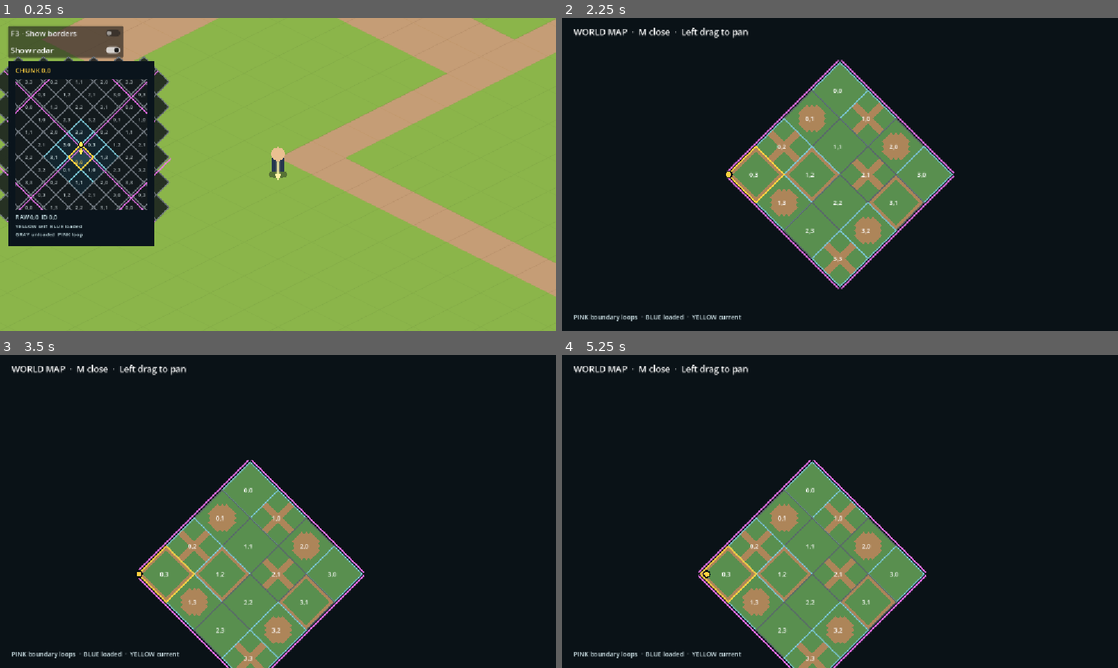
Above: before the commit, frames 1-4 (two rows, left to right).
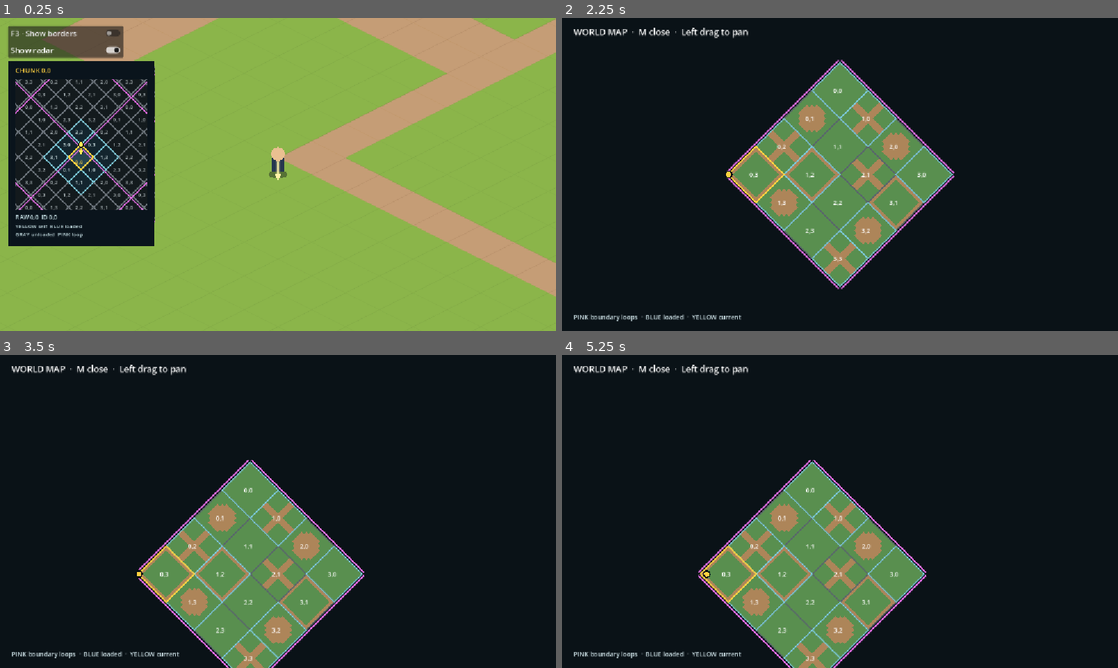
Above: after the commit, the same moments.

Repository: msew11/rpg
Game: Godot game, scene res://scenes/main.tscn
Same seed, same stepped clock (60 frames per second), same inputs: the game is played once before the commit and once after it.
Inputs (mouse positions are in pixels of both pictures, inside the frame that each line leads up to):
- Up to frame 1 (0.25 s): no input
- Up to frame 2 (2.25 s): click "F3 · Show borders" at 0.5 s; click "Show radar" at 1.25 s; tap Enter at 2 s; move the mouse to (962, 158) at 2.02 s; hold D from 2.03 s (still down); tap M at 2.1 s; click (962, 158) at 2.17 s
- Up to frame 3 (3.5 s): tap Space at 2.27, 2.75 s; release D at 2.75 s; drag from (278, 511) to (250, 574) at 2.77 s
- Up to frame 4 (5.25 s): tap Enter at 3.5 s; move the mouse to (895, 442) at 3.52 s; hold D 3.53-4.25 s; tap M at 3.6, 5.1 s; drag from (812, 574) to (673, 464) at 4.27 s; tap Space at 5 s; move the mouse to (1006, 558) at 5.02 s; hold A from 5.03 s (still down)

The runs differ from the first frame. In frame 1, 1.6% of the frame differs, in the area x 0-31%, y 12-66%; in frame 2, 0.2%; in frame 3, 0.2%; in frame 4, 0.2%.

Commit message:
fix(map): keep loaded chunk borders visible

Diff:
--- a/scenes/main.tscn
+++ b/scenes/main.tscn
@@ -37,6 +37,7 @@
 offset_top = 88.0
 offset_right = 320.0
 offset_bottom = 472.0
+clip_contents = true
 mouse_filter = 2
 script = ExtResource("3_radar")
 
--- a/scripts/view/chunk_radar.gd
+++ b/scripts/view/chunk_radar.gd
@@ -143,10 +143,15 @@
 		var current := raw == player_raw
 		var is_loaded := loaded.has(raw)
 		draw_colored_polygon(corners, Color(0.16, 0.28, 0.32, 0.95) if current else Color(0.08, 0.15, 0.19, 0.85) if is_loaded else Color(0.08, 0.10, 0.11, 0.85))
-		var outline := PackedVector2Array(corners)
-		outline.append(corners[0])
-		if not current:
-			draw_polyline(outline, chunk_outline_color(raw), 2.0, true)
+	# Draw borders after every fill. Loaded borders go last so shared edges stay blue.
+	for draw_loaded in [false, true]:
+		for raw: Vector2i in visible_raw:
+			if raw == player_raw or loaded.has(raw) != draw_loaded:
+				continue
+			var corners := chunk_corners(raw)
+			var outline := PackedVector2Array(corners)
+			outline.append(corners[0])
+			draw_polyline(outline, LOADED_COLOR if draw_loaded else UNLOADED_COLOR, 2.0, true)
 	for raw: Vector2i in visible_raw:
 		if raw == player_raw:
 			continue
--- a/scripts/view/world_map.gd
+++ b/scripts/view/world_map.gd
@@ -79,6 +79,11 @@
 	var player_raw := ChunkCoordinates.raw_chunk(ChunkCoordinates.tile_at(position), chunk_size)
 	var player_id_chunk := ChunkCoordinates.canonical_chunk(player_raw, world_size)
 	var font := ThemeDB.fallback_font
+	var loaded_ids: Array[Vector2i] = []
+	for raw: Vector2i in loaded:
+		var canonical := ChunkCoordinates.canonical_chunk(raw, world_size)
+		if not loaded_ids.has(canonical):
+			loaded_ids.append(canonical)
 	draw_string(font, Vector2(24, 36), "WORLD MAP  ·  M close  ·  Left drag to pan", HORIZONTAL_ALIGNMENT_LEFT, -1, 18, Color.WHITE)
 	for y in range(world_size.y):
 		for x in range(world_size.x):
@@ -97,16 +102,23 @@
 					])
 					var kind: int = tiles[local_y * chunk_size.x + local_x]
 					draw_colored_polygon(corners, DIRT_COLOR if kind == 1 else GRASS_COLOR)
-			var outline := chunk_corners(canonical)
-			outline.append(outline[0])
-			var is_loaded := false
-			for raw: Vector2i in loaded:
-				if ChunkCoordinates.canonical_chunk(raw, world_size) == canonical:
-					is_loaded = true
-					break
-			if canonical != player_id_chunk:
-				draw_polyline(outline, LOADED_COLOR if is_loaded else Color(0.35, 0.4, 0.42), 2.0, true)
-			var center := (outline[0] + outline[2]) * 0.5
+	# Draw all borders after all tile fills, with loaded borders above gray ones.
+	for draw_loaded in [false, true]:
+		for y in range(world_size.y):
+			for x in range(world_size.x):
+				var canonical := Vector2i(x, y)
+				if canonical == player_id_chunk or not source.has_value(WorldState.chunk_key(canonical)) or loaded_ids.has(canonical) != draw_loaded:
+					continue
+				var outline := chunk_corners(canonical)
+				outline.append(outline[0])
+				draw_polyline(outline, LOADED_COLOR if draw_loaded else Color(0.35, 0.4, 0.42), 2.0, true)
+	for y in range(world_size.y):
+		for x in range(world_size.x):
+			var canonical := Vector2i(x, y)
+			if not source.has_value(WorldState.chunk_key(canonical)):
+				continue
+			var corners := chunk_corners(canonical)
+			var center := (corners[0] + corners[2]) * 0.5
 			draw_string(font, center + Vector2(-14, 5), "%d,%d" % [x, y], HORIZONTAL_ALIGNMENT_LEFT, -1, 13, Color.WHITE)
 	var outer := PackedVector2Array([
 		_map_point(Vector2.ZERO),
Not shown, changed: openspec/changes/add-looping-chunk-world/design.md
Not shown, changed: openspec/changes/add-looping-chunk-world/specs/continuous-chunk-world/spec.md
Not shown, changed: openspec/changes/add-looping-chunk-world/tasks.md
